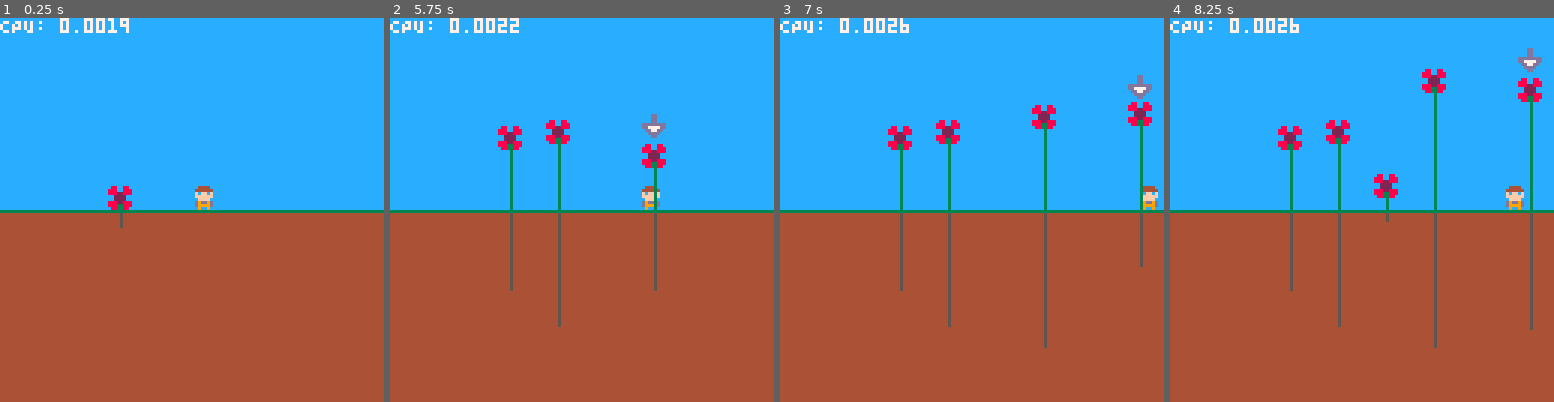
Above: before the commit, frames 1-4 (left to right).
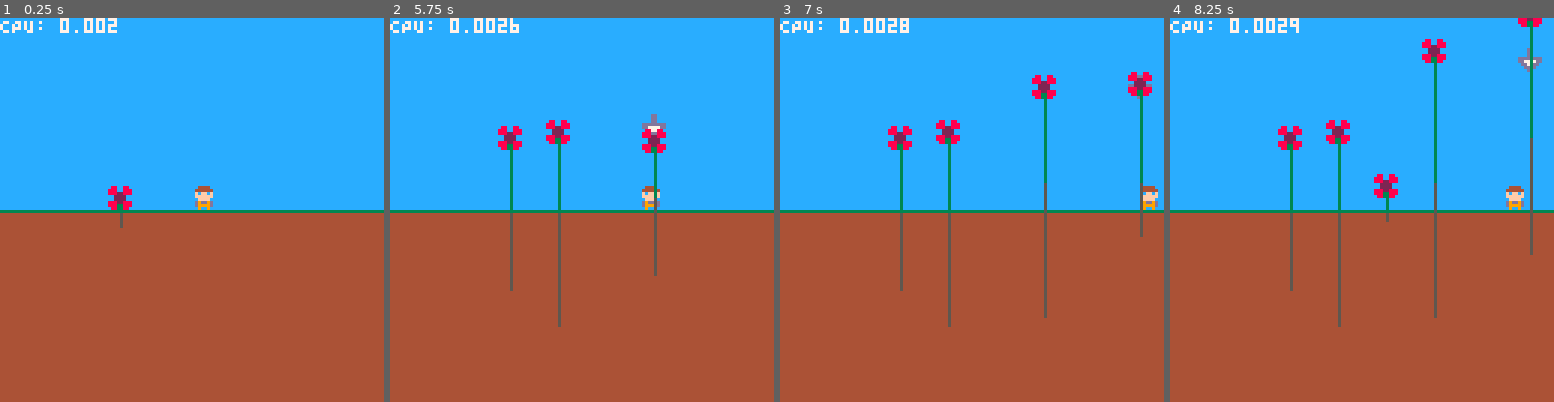
Above: after the commit, the same moments.

Repository: millwardesque/overgrowth
Game: PICO-8 cartridge overgrowth.p8
Two runs of this game, one before a commit and one after it. Both use one fixed random seed, a clock stepped at 60 frames per second and the inputs below.
Inputs:
- Up to frame 1 (0.25 s): no input
- Up to frame 2 (5.75 s): tap X (X key) at 0.33, 1.07, 1.85, 2.97, 4.08, 5.2 s; tap O (Z key) at 0.7, 1.7, 2.1, 2.5, 2.9, 3.3, 3.7, 4.1, 4.5, 4.9, 5.3, 5.7 s; hold Right 1.6-2.1 s; hold Right 2.47-3.03 s; hold Left 3.08-3.58 s; hold Right 4.02-4.68 s; hold Left 5.08-5.68 s
- Up to frame 3 (7 s): hold Right 6.08-6.58 s; tap O (Z key) at 6.1, 6.5, 6.9 s; tap X (X key) at 6.32 s; hold Right from 6.63 s (still down)
- Up to frame 4 (8.25 s): release Right at 7.13 s; tap O (Z key) at 7.3, 7.7, 8.1 s; tap X (X key) at 7.43 s; hold Right 7.5-8.07 s; hold Left from 8.12 s (still down)

The runs differ from the first frame. In frame 1, 0.1% of the frame differs, in the area x 28-34%, y 0-4%; in frame 2, 0.5%; in frame 3, 1.5%; in frame 4, 1.6%, in the area x 31-97%, y 0-86%.

Commit message:
Added ability for player to pull weeds.

Diff:
--- a/overgrowth.lua
+++ b/overgrowth.lua
@@ -12,10 +12,7 @@
 	local player_height = 8
 	local player_start_x = 128 / 2 -- Middle of the screen
 	local player_start_y = g_game_config.ground_height - player_height -- 1px above the ground
-	player = make_game_object("player", player_start_x, player_start_y)
-	player.speed = 2
-	attach_renderable(player, 1)
-	add(scene, player)
+	player = make_player("player", player_start_x, player_start_y, 1, 2, 5)
 
 	-- Weed highlighter
 	make_weed_highlighter(player, 48)
@@ -36,8 +33,8 @@
 		player_movement.x += player.speed
 	end
 
-	if btn(4) then
-		-- @TODO Weed
+	if btnp(4) then
+		player.pull_weed(player)
 	end
 
 	if btn(5) then
@@ -133,6 +130,27 @@
 end
 
 --
+-- Create a player
+function make_player(name, start_x, start_y, sprite, speed, strength)
+	local new_player = make_game_object(name, start_x, start_y)
+	new_player.speed = speed
+	new_player.strength = strength
+	attach_renderable(new_player, sprite)
+	new_player.pull_weed = function(self)
+		local center = self.position.x + (8 / 2)	-- Hardcoded to player width of 8px
+		local column = g_weed_generator.pixel_to_column(center)
+		local weed = g_weed_generator.get_weed(column)
+
+		if weed ~= nil then
+			weed.weed.pull_offset += self.strength
+		end
+	end
+
+	add(scene, new_player)
+	return new_player
+end
+
+--
 -- Create the weed highlighter
 --
 function make_weed_highlighter(owner, sprite)
@@ -174,6 +192,7 @@
 		root_max_height = root_max_height,
 		root_growth_rate = root_growth_rate,
 		root_colour = root_colour,
+		pull_offset = 0,
 	}
 	attach_renderable(weed, sprite)
 
@@ -181,6 +200,10 @@
 	-- Update the weed
 	--
 	weed.update = function (self)
+		if (self.position.y + self.weed.root_height < g_game_config.ground_height) then
+			-- @TODO Destroy weed
+		end
+
 		if self.weed.stem_height < self.weed.stem_max_height then
 			self.weed.stem_height += self.weed.stem_growth_rate
 
@@ -204,14 +227,16 @@
 	weed.renderable.render = function(self, position)
 		local weed = self.game_obj.weed
 
+		local adjusted_y_position = position.y - weed.pull_offset;
+
 		-- Draw the stem
-		line(position.x, position.y, position.x, position.y - weed.stem_height, weed.stem_colour)
+		line(position.x, adjusted_y_position, position.x, adjusted_y_position - weed.stem_height, weed.stem_colour)
 
 		-- Draw the roots
-		line(position.x, position.y + 1, position.x, position.y + 1 + weed.root_height, weed.root_colour)
+		line(position.x, adjusted_y_position + 1, position.x, adjusted_y_position + 1 + weed.root_height, weed.root_colour)
 
 		-- Draw the flower
-		local flower_position = position - make_vec2(8 / 2, weed.stem_height + 8 / 2)	-- Draw the center of the flower to be at the top of the stem
+		local flower_position = make_vec2(position.x, adjusted_y_position) - make_vec2(8 / 2, weed.stem_height + 8 / 2)	-- Draw the center of the flower to be at the top of the stem
 		self.default_render(self, flower_position)
 	end
 
@@ -220,6 +245,7 @@
 
 --
 -- Weed generator
+--
 g_weed_generator = {
 	weed_width = 1,	-- Pixels wide per weed. 128 / 4 = 32 weeds per game
 	weeds = {},
@@ -227,6 +253,9 @@
 	time_until_weed = 0,
 }
 
+--
+-- Initialize the weed generator
+--
 g_weed_generator.init = function(weed_width, time_between_weeds)
 	local self = g_weed_generator
 
@@ -239,6 +268,9 @@
 	end
 end
 
+--
+-- Update the weed generator
+--
 g_weed_generator.update = function()
 	local self = g_weed_generator
 	self.time_until_weed -= 1
@@ -249,10 +281,22 @@
 	end
 end
 
+--
+-- Gets the number of weed columns in the game
+--
 g_weed_generator.columns = function ()
 	return flr(128 / g_weed_generator.weed_width)
 end
 
+--
+-- Gets the weed at a column if there is one. If not, returns nil.
+g_weed_generator.get_weed = function (column)
+	return g_weed_generator.weeds[column]
+end
+
+--
+-- Generates a weed in an open column
+--
 g_weed_generator.generate_weed = function ()
 	local self = g_weed_generator
 
--- a/overgrowth.p8
+++ b/overgrowth.p8
@@ -15,10 +15,7 @@
 	local player_height = 8
 	local player_start_x = 128 / 2 -- Middle of the screen
 	local player_start_y = g_game_config.ground_height - player_height -- 1px above the ground
-	player = make_game_object("player", player_start_x, player_start_y)
-	player.speed = 2
-	attach_renderable(player, 1)
-	add(scene, player)
+	player = make_player("player", player_start_x, player_start_y, 1, 2, 5)
 
 	-- Weed highlighter
 	make_weed_highlighter(player, 48)
@@ -39,8 +36,8 @@
 		player_movement.x += player.speed
 	end
 
-	if btn(4) then
-		-- @TODO Weed
+	if btnp(4) then
+		player.pull_weed(player)
 	end
 
 	if btn(5) then
@@ -136,6 +133,27 @@
 end
 
 --
+-- Create a player
+function make_player(name, start_x, start_y, sprite, speed, strength)
+	local new_player = make_game_object(name, start_x, start_y)
+	new_player.speed = speed
+	new_player.strength = strength
+	attach_renderable(new_player, sprite)
+	new_player.pull_weed = function(self)
+		local center = self.position.x + (8 / 2)	-- Hardcoded to player width of 8px
+		local column = g_weed_generator.pixel_to_column(center)
+		local weed = g_weed_generator.get_weed(column)
+
+		if weed ~= nil then
+			weed.weed.pull_offset += self.strength
+		end
+	end
+
+	add(scene, new_player)
+	return new_player
+end
+
+--
 -- Create the weed highlighter
 --
 function make_weed_highlighter(owner, sprite)
@@ -177,6 +195,7 @@
 		root_max_height = root_max_height,
 		root_growth_rate = root_growth_rate,
 		root_colour = root_colour,
+		pull_offset = 0,
 	}
 	attach_renderable(weed, sprite)
 
@@ -184,6 +203,10 @@
 	-- Update the weed
 	--
 	weed.update = function (self)
+		if (self.position.y + self.weed.root_height < g_game_config.ground_height) then
+			-- @TODO Destroy weed
+		end
+
 		if self.weed.stem_height < self.weed.stem_max_height then
 			self.weed.stem_height += self.weed.stem_growth_rate
 
@@ -207,14 +230,16 @@
 	weed.renderable.render = function(self, position)
 		local weed = self.game_obj.weed
 
+		local adjusted_y_position = position.y - weed.pull_offset;
+
 		-- Draw the stem
-		line(position.x, position.y, position.x, position.y - weed.stem_height, weed.stem_colour)
+		line(position.x, adjusted_y_position, position.x, adjusted_y_position - weed.stem_height, weed.stem_colour)
 
 		-- Draw the roots
-		line(position.x, position.y + 1, position.x, position.y + 1 + weed.root_height, weed.root_colour)
+		line(position.x, adjusted_y_position + 1, position.x, adjusted_y_position + 1 + weed.root_height, weed.root_colour)
 
 		-- Draw the flower
-		local flower_position = position - make_vec2(8 / 2, weed.stem_height + 8 / 2)	-- Draw the center of the flower to be at the top of the stem
+		local flower_position = make_vec2(position.x, adjusted_y_position) - make_vec2(8 / 2, weed.stem_height + 8 / 2)	-- Draw the center of the flower to be at the top of the stem
 		self.default_render(self, flower_position)
 	end
 
@@ -223,6 +248,7 @@
 
 --
 -- Weed generator
+--
 g_weed_generator = {
 	weed_width = 1,	-- Pixels wide per weed. 128 / 4 = 32 weeds per game
 	weeds = {},
@@ -230,6 +256,9 @@
 	time_until_weed = 0,
 }
 
+--
+-- Initialize the weed generator
+--
 g_weed_generator.init = function(weed_width, time_between_weeds)
 	local self = g_weed_generator
 
@@ -242,6 +271,9 @@
 	end
 end
 
+--
+-- Update the weed generator
+--
 g_weed_generator.update = function()
 	local self = g_weed_generator
 	self.time_until_weed -= 1
@@ -252,10 +284,22 @@
 	end
 end
 
+--
+-- Gets the number of weed columns in the game
+--
 g_weed_generator.columns = function ()
 	return flr(128 / g_weed_generator.weed_width)
 end
 
+--
+-- Gets the weed at a column if there is one. If not, returns nil.
+g_weed_generator.get_weed = function (column)
+	return g_weed_generator.weeds[column]
+end
+
+--
+-- Generates a weed in an open column
+--
 g_weed_generator.generate_weed = function ()
 	local self = g_weed_generator
 
Not shown, changed: readme.md
